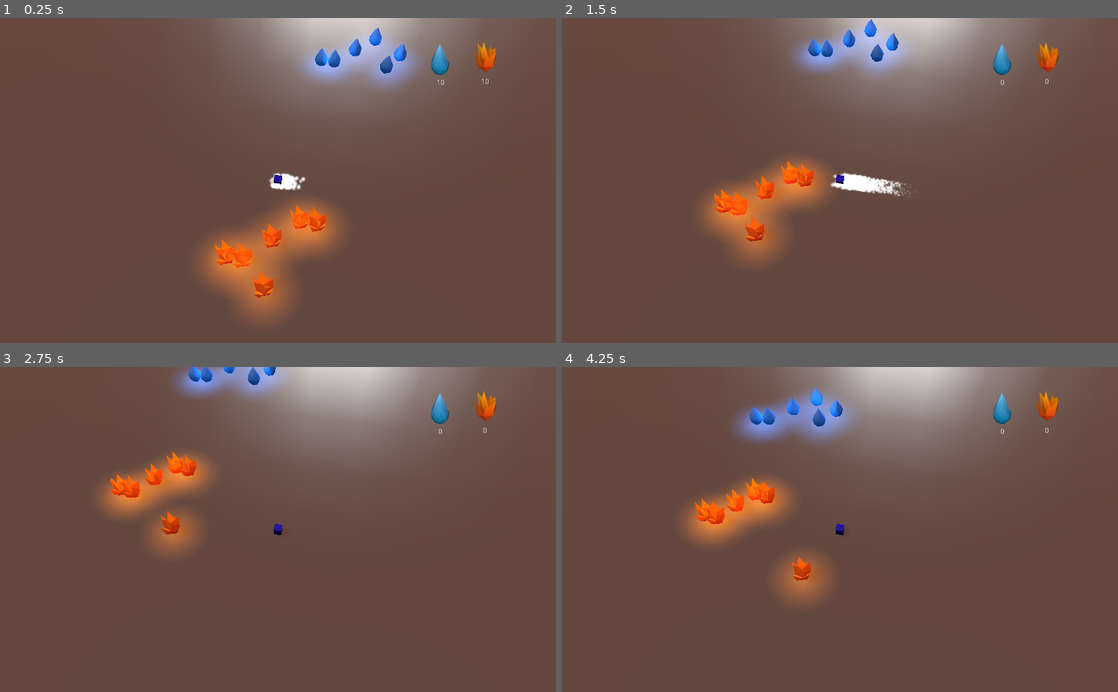
Above: before the commit, frames 1-4 (two rows, left to right).
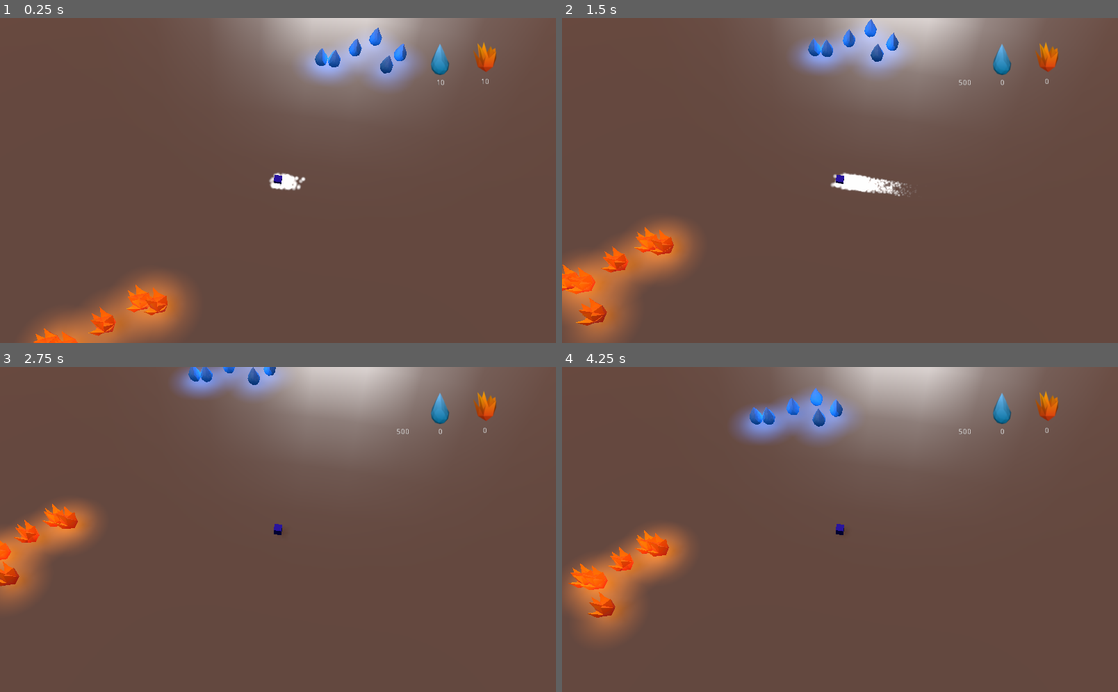
Above: after the commit, the same moments.

Repository: GameDrivenDesign/TurnSides
Game: Godot game, scene res://Game.tscn
The game is run twice, just before and just after one commit, with the same random seed, the same clock (stepped at 60 frames per second) and the same inputs.
Inputs:
- Up to frame 1 (0.25 s): no input
- Up to frame 2 (1.5 s): tap Enter (ui_accept) at 0.5, 0.6, 0.77, 1.07, 1.35 s; hold Right (ui_right) 0.53-1.28 s; hold Down (ui_down) from 1.28 s (still down)
- Up to frame 3 (2.75 s): tap Enter (ui_accept) at 1.52, 1.82, 2.1 s; release Down (ui_down) at 2.03 s; hold Right (ui_right) from 2.03 s (still down)
- Up to frame 4 (4.25 s): release Right (ui_right) at 2.78 s; hold Up (ui_up) 2.78-3.53 s; tap Enter (ui_accept) at 2.85, 3.02, 3.32, 3.6, 3.77, 4.07 s; hold Left (ui_left) from 3.53 s (still down)

The runs differ from the first frame. In frame 1, 9.1% of the frame differs, in the area x 4-62%, y 55-100%; in frame 2, 9.4%, in the area x 0-74%, y 19-100%; in frame 3, 6.5%; in frame 4, 8.0%.

Commit message:
elementals react to player changing sides

Diff:
--- a/Elemental.gd
+++ b/Elemental.gd
@@ -9,6 +9,7 @@
 var speed = 3
 var hp = 100
 var attackRange = 10
+var player = false
 
 var proximitySphere
 
@@ -21,6 +22,7 @@
 	state = elementalState.passive
 	proximitySphere = preload("res://ElementalProximitySphere.tscn").instance()
 	proximitySphere.connect("body_entered", self, "handleProximityAlert")
+	proximitySphere.connect("body_exited", self, "unregisterElemental")
 	add_child(proximitySphere)
 	set_process(true)
 
@@ -35,7 +37,10 @@
 func walkToTarget(delta):
 	var direction
 	if(state == elementalState.passive):
-		direction = passiveTarget.translation - translation
+		if(player):
+			direction = player.translation - translation
+		else:
+			direction = passiveTarget.translation - translation
 	if(state == elementalState.aggressive):
 		direction = enemyList[0].translation - translation
 	if(direction.length() > attackRange/2):
@@ -59,16 +64,33 @@
 	passiveTarget = tar
 
 func handleProximityAlert(intruder):
+	if(intruder.is_in_group("player")):
+		player = intruder
+		player.connect("turned_side", self, "playerChangedSide")
 	if(isHostileTowards(intruder)):
 		intruder.connect("im_dead", self, "unregisterElemental")
 		enemyList.append(intruder)
 		if(state == elementalState.passive):
 			state = elementalState.aggressive
 
-func unregisterElemental(elemental):
+func removeFromEnemies(elemental):
 	var index = enemyList.find(elemental)
 	if(index < 0):
 		return
 	enemyList.remove(index)
 	if(enemyList.empty()):
 		state = elementalState.passive
+
+func unregisterElemental(elemental):
+	if(elemental.is_in_group("player")):
+		player.disconnect("turned_side", self, "playerChangedSide")
+		player = false
+	removeFromEnemies(elemental)
+
+func playerChangedSide():
+	if(isHostileTowards(player)):
+		enemyList.push_front(player)
+		if(state == elementalState.passive):
+			state = elementalState.aggressive
+	else:
+		removeFromEnemies(player)
--- a/ElementalProximitySphere.gd
+++ /dev/null
@@ -1,10 +0,0 @@
-extends Area
-
-
-signal proximityAlert(collisionPartners)
-
-func _ready():
-	set_process(true)
-
-func _process(delta):
-	var overlappingBodies = get_overlapping_bodies()
--- a/ElementalProximitySphere.tscn
+++ b/ElementalProximitySphere.tscn
@@ -1,12 +1,10 @@
-[gd_scene load_steps=3 format=2]
-
-[ext_resource path="res://ElementalProximitySphere.gd" type="Script" id=1]
+[gd_scene load_steps=2 format=2]
 
 [sub_resource type="SphereShape" id=1]
 
 radius = 10.0
 
-[node name="ElementalProximitySphere" type="Area"]
+[node name="ElementalProximitySphere" type="Area" index="0"]
 
 input_ray_pickable = false
 input_capture_on_drag = false
@@ -28,7 +26,6 @@
 reverb_bus_name = "Master"
 reverb_bus_amount = 0.0
 reverb_bus_uniformity = 0.0
-script = ExtResource( 1 )
 
 [node name="CollisionShape" type="CollisionShape" parent="." index="0"]
 
--- a/Game.gd
+++ b/Game.gd
@@ -21,6 +21,7 @@
 	spawnWater(Vector3(5,0,3))
 
 	$Player.connect("souls_changed", hud, "update_for_player", [$Player])
+	$Player.connect("hp_changed", hud, "update_for_player", [$Player])
 	$Player/Camera.look_at_from_position(Vector3(5, 50, 30), $Player.translation, Vector3(0, 1, 0))
 
 func spawnFire(offset):
--- a/Game.tscn
+++ b/Game.tscn
@@ -5,7 +5,7 @@
 [ext_resource path="res://hud.tscn" type="PackedScene" id=3]
 [ext_resource path="res://Ground.tscn" type="PackedScene" id=4]
 
-[node name="Game" type="Spatial" index="0"]
+[node name="Game" type="Spatial"]
 
 script = ExtResource( 1 )
 
@@ -76,7 +76,7 @@
 
 [node name="FireSpawn" type="Position3D" parent="." index="3"]
 
-transform = Transform( 1, 0, 0, 0, 1, 0, 0, 0, 1, 1.16205, 0, 9.16162 )
+transform = Transform( 1, 0, 0, 0, 1, 0, 0, 0, 1, -15.0229, 0, 21.9985 )
 
 [node name="WaterSpawn" type="Position3D" parent="." index="4"]
 
--- a/Player.gd
+++ b/Player.gd
@@ -1,7 +1,9 @@
 extends KinematicBody
 
 signal souls_changed()
+signal hp_changed()
 signal im_dead(deadObject)
+signal turned_side()
 
 var speed = 600
 const FIRE = 1
@@ -21,6 +23,7 @@
 	hp = 500 #initial HP from the player, can be changed later
 	update_elemental_color()
 	emit_signal("souls_changed")
+	emit_signal("hp_changed")
 
 func _process(delta):
 #	# Called every frame. Delta is time since last frame.
@@ -32,21 +35,28 @@
 
 	#handles the elemental-group-changig !INCOMPELE!
 	if Input.is_action_just_pressed("ui_accept"):
-		#check if the player has enough souls
-		if current_element == elemental_enum[WATER] and elemental_souls_counter[FIRE] >= switch_costs_souls:
-			current_element = elemental_enum[FIRE]
-			elemental_souls_counter[FIRE] -= switch_costs_souls
-			remove_from_group(WATER_GROUP)
-			add_to_group(FIRE_GROUP)
-			update_elemental_color()
-		elif elemental_souls_counter[WATER] >= switch_costs_souls:
-			current_element = elemental_enum[WATER]
-			elemental_souls_counter[WATER] -= switch_costs_souls
-			remove_from_group(FIRE_GROUP)
-			add_to_group(WATER_GROUP)
-			update_elemental_color()
-		#else:
-			#TODO add message to the player that indicates that he has not enough souls to switch
+		tryChangingSide()
+
+func tryChangingSide():
+	#check if the player has enough souls
+	if current_element == elemental_enum[WATER] and elemental_souls_counter[FIRE] >= switch_costs_souls:
+		current_element = elemental_enum[FIRE]
+		elemental_souls_counter[FIRE] -= switch_costs_souls
+		remove_from_group(WATER_GROUP)
+		add_to_group(FIRE_GROUP)
+		update_elemental_color()
+		yield(get_tree().create_timer(3), "timeout")
+		emit_signal("turned_side")
+	elif elemental_souls_counter[WATER] >= switch_costs_souls:
+		current_element = elemental_enum[WATER]
+		elemental_souls_counter[WATER] -= switch_costs_souls
+		remove_from_group(FIRE_GROUP)
+		add_to_group(WATER_GROUP)
+		update_elemental_color()
+		yield(get_tree().create_timer(3), "timeout")
+		emit_signal("turned_side")
+	#else:
+		#TODO add message to the player that indicates that he has not enough souls to switch
 
 func update_elemental_color():
 	$Mesh.get_surface_material(0).albedo_color = Color(1, 0, 0) if current_element == elemental_enum[FIRE] else Color(0, 0, 1)
@@ -55,6 +65,7 @@
 
 func takeDamage(damage):
 	hp -= damage
+	emit_signal("hp_changed")
 	if hp <= 0:
 		#TODO game over screen
 		emit_signal("im_dead", self)
--- a/Player.tscn
+++ b/Player.tscn
@@ -65,7 +65,9 @@
 
 extents = Vector3( 0.5, 0.5, 0.5 )
 
-[node name="Player" type="KinematicBody"]
+[node name="Player" type="KinematicBody" groups=[
+"player",
+]]
 
 input_ray_pickable = true
 input_capture_on_drag = false
--- a/hud.gd
+++ b/hud.gd
@@ -9,9 +9,10 @@
 	# Initialization here
 	pass
 
-func set_elemental_counts(fire, water):
+func set_elemental_counts(fire, water, hp):
 	$elemental_stats/water_count.text = str(water)
 	$elemental_stats/fire_count.text = str(fire)
+	$elemental_stats/hp.text = str(hp)
 
 func update_for_player(player):
-	set_elemental_counts(player.elemental_souls_counter[1], player.elemental_souls_counter[0])
+	set_elemental_counts(player.elemental_souls_counter[1], player.elemental_souls_counter[0], player.hp)
--- a/hud.tscn
+++ b/hud.tscn
@@ -4,7 +4,7 @@
 [ext_resource path="res://assets/fire_icon.png" type="Texture" id=2]
 [ext_resource path="res://assets/water_icon.png" type="Texture" id=3]
 
-[node name="hud" type="Container"]
+[node name="hud" type="Container" index="0"]
 
 anchor_left = 0.0
 anchor_top = 0.0
@@ -86,3 +86,23 @@
 
 position = Vector2( 26.565, 76.3501 )
 texture = ExtResource( 3 )
+
+[node name="hp" type="Label" parent="elemental_stats" index="4"]
+
+anchor_left = 0.0
+anchor_top = 0.0
+anchor_right = 0.0
+anchor_bottom = 0.0
+margin_left = -54.0
+margin_top = 113.0
+margin_right = -16.0
+margin_bottom = 127.0
+rect_pivot_offset = Vector2( 0, 0 )
+rect_clip_content = false
+mouse_filter = 2
+mouse_default_cursor_shape = 0
+size_flags_horizontal = 1
+size_flags_vertical = 4
+percent_visible = 1.0
+lines_skipped = 0
+max_lines_visible = -1
